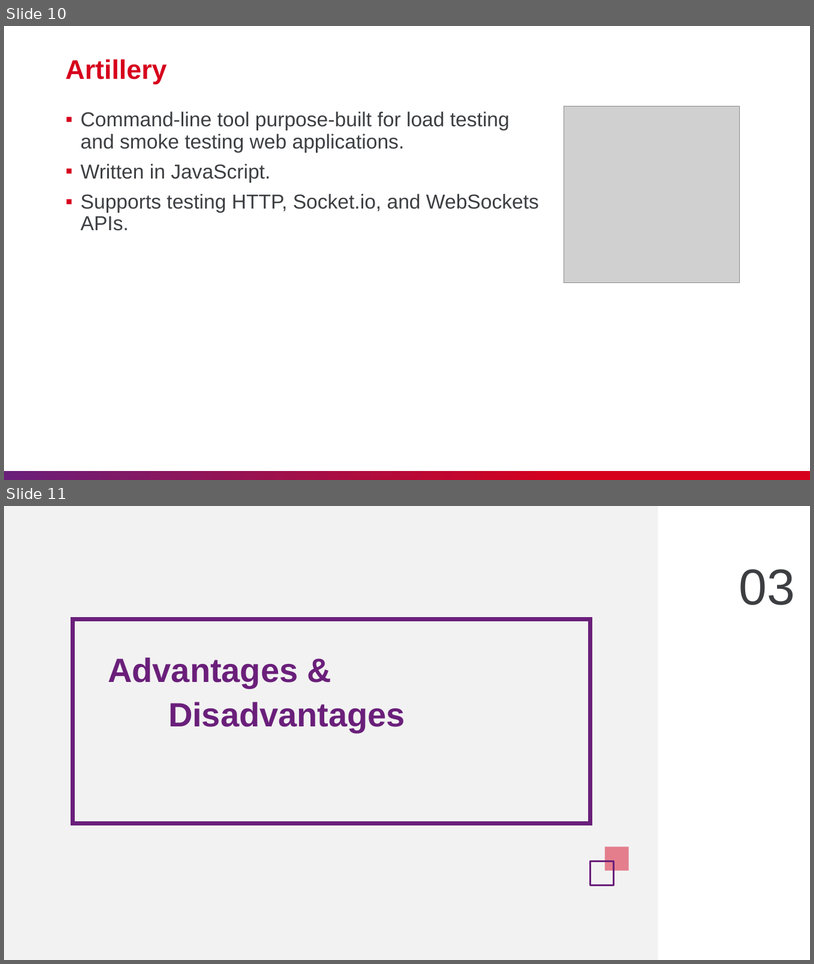
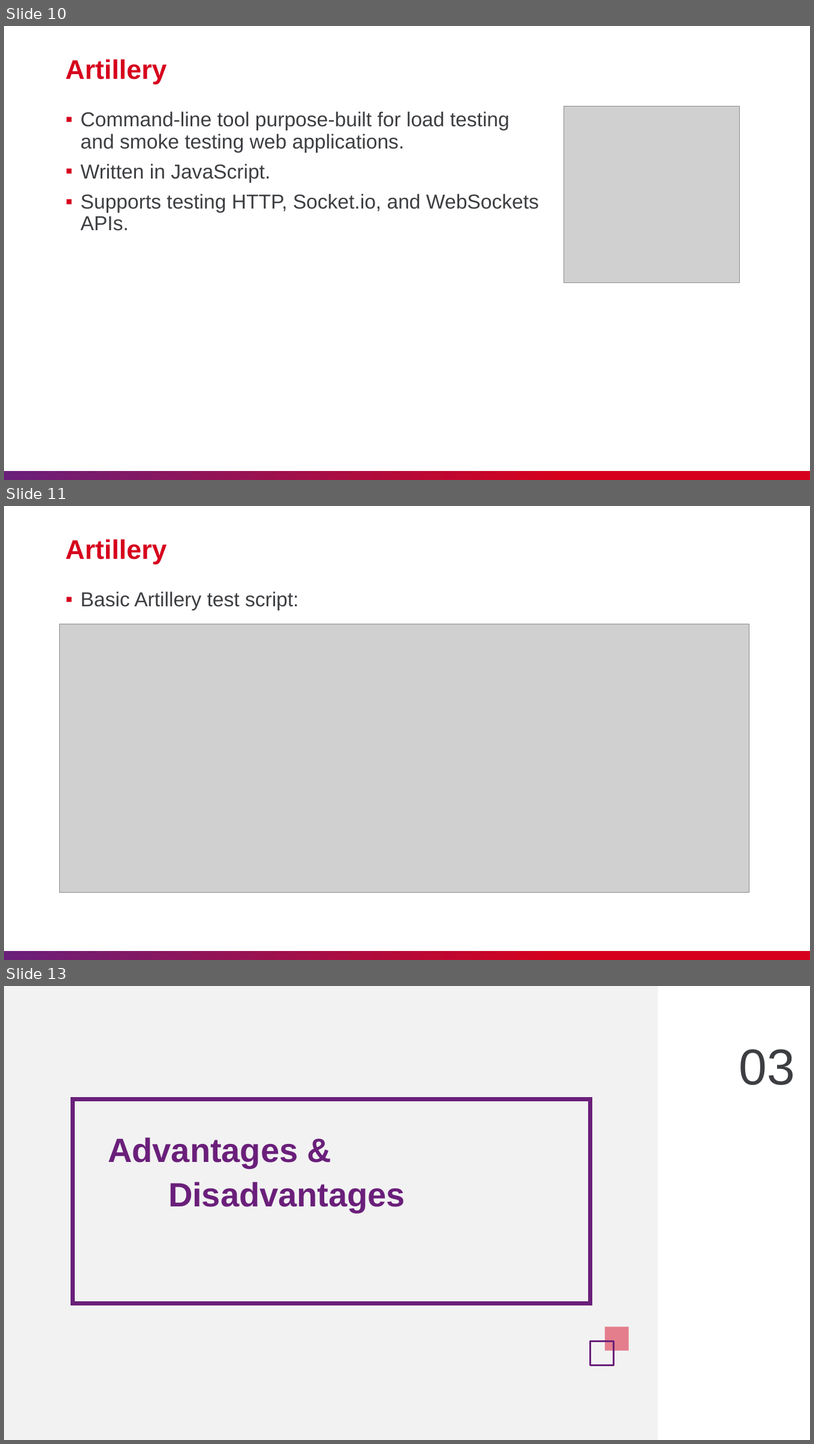
Before and after one commit to nashtech-garage/nodejs-vite-js_load_test, a slide deck: artillery/slide/NT_Artillery.pptx. Shown one above the other, each under a label of ours: slides 10 and 11 before the commit, slides 10, 11 and 13 after it; the slides between them are not shown. The pictures are 814x964 and 814x1444 pixels, drawn with LibreOffice and Linux fonts; fonts in the diff are those of the drawing; grey boxes stand for pictures. Boxes give left, top, right and bottom in pixels: in the first picture for what was removed or moved away, otherwise in the second. Text is boxed around its words. In the diff, an @@ line names an element or a change of style, - is before the commit and + after.

```diff
--- a/artillery/slide/NT_Artillery.pptx
+++ b/artillery/slide/NT_Artillery.pptx
@@ slide 11 added at (x1=4, y1=506, x2=810, y2=960), background #FFFFFF; not listed: 1 template element that a slide beside it also shows @@
@@ title added at (x1=65, y1=539, x2=167, y2=564), 32 pt, text #D6001C, bold @@
+Artillery
@@ text added at (x1=81, y1=591, x2=299, y2=610), 24 pt, text #3C3E41 @@
+▪ Basic Artillery test script:
@@ picture added at (x1=60, y1=624, x2=750, y2=892) @@
@@ what was slide 11 is now slide 13 @@
```
Also in this commit, not shown: 1 slide changed, 1 other slide added.
